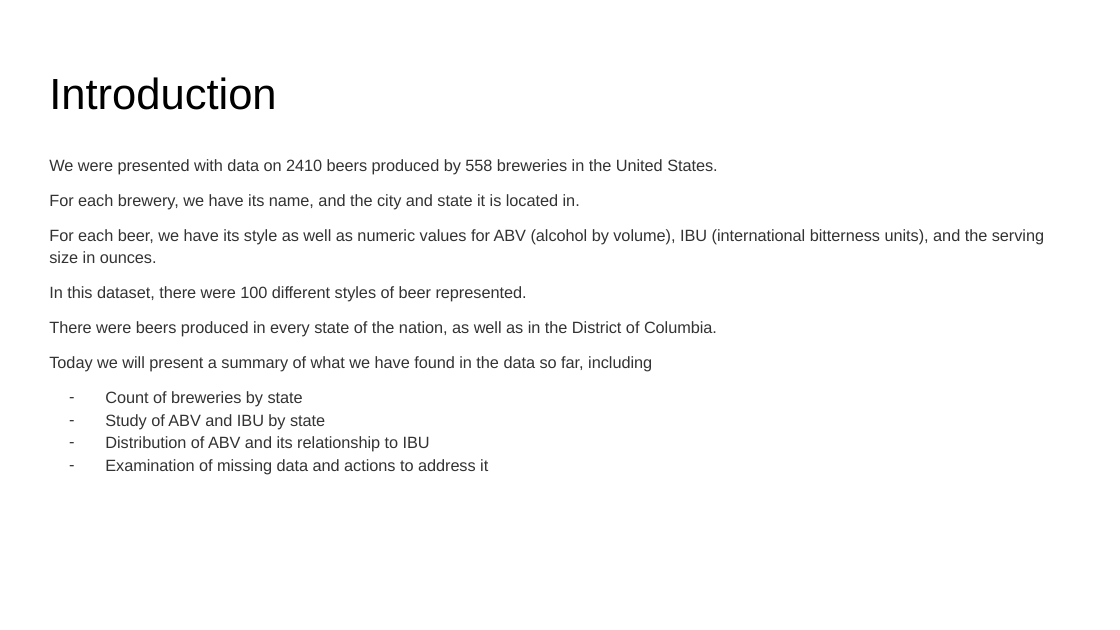
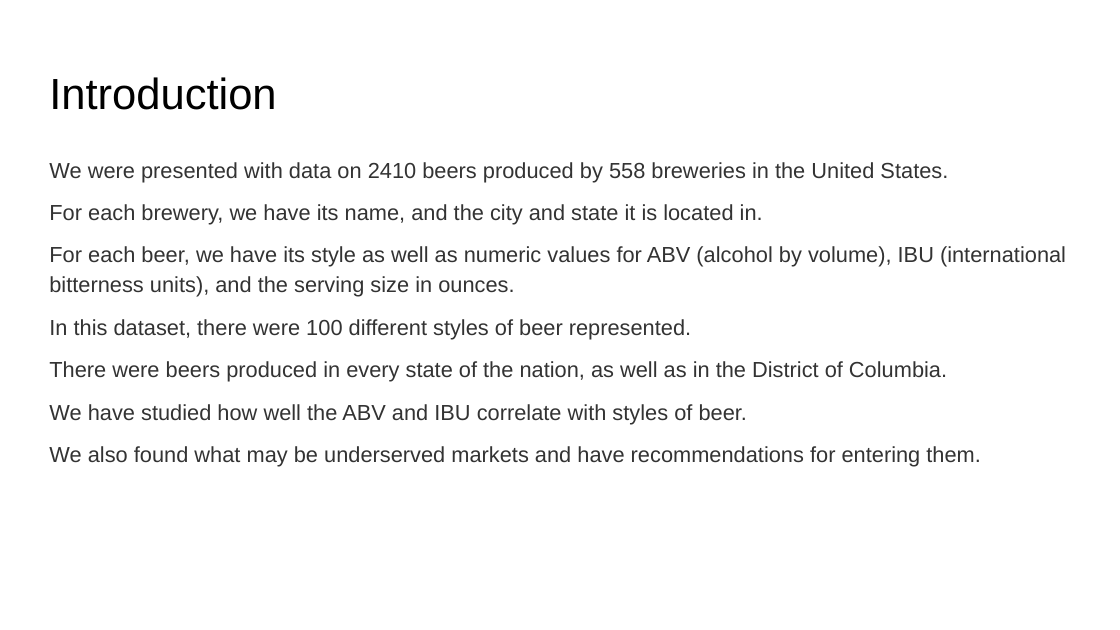
Before and after one commit to rmpalmer/MSDS6306_Fall2019_proj1, a slide deck: slide 2 of CaseStudy_EDA_Palmer_Garrity.pptx. Drawn at 1120x630 pixels with LibreOffice and Linux fonts; fonts in the diff are those of the drawing. Boxes give left, top, right and bottom in pixels: in the first picture for what was removed or moved away, otherwise in the second. Text is boxed around its words. In the diff, an @@ line names an element or a change of style, - is before the commit and + after.

```diff
--- a/CaseStudy_EDA_Palmer_Garrity.pptx
+++ b/CaseStudy_EDA_Palmer_Garrity.pptx
@@ text at bbox=[49, 162, 1066, 382]: size 10.5 to 14 pt in "We were presented with data on 2410 ...", "For each brewery, we have its name, ...", "For each beer, we have its style ...", "In this dataset, there were 100 different ..." and 1 more places @@
@@ text at bbox=[49, 404, 980, 467]: text changed; size 10.5 to 14 pt @@
-Today we will present a summary of what we have found in the data so far, including
-– Count of breweries by state
-– Study of ABV and IBU by state
-– Distribution of ABV and its relationship to IBU
-– Examination of missing data and actions to address it
+We have studied how well the ABV and IBU correlate with styles of beer.
+We also found what may be underserved markets and have recommendations for entering them.
```
Also in this commit, not shown: 10 other slides changed, 5 slides added, 7 slides removed.
